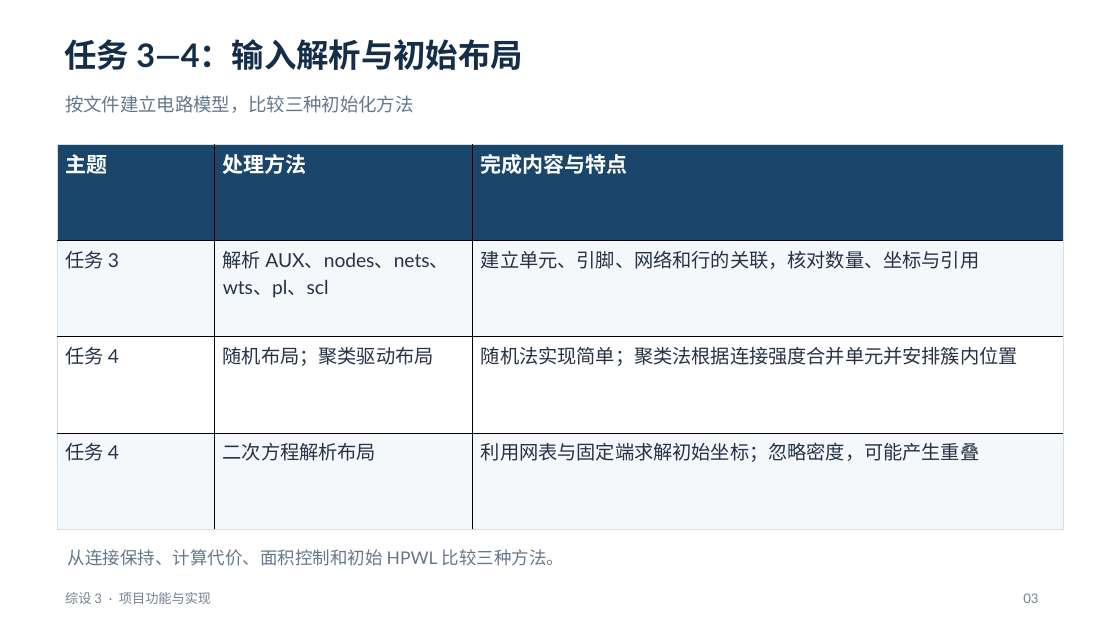
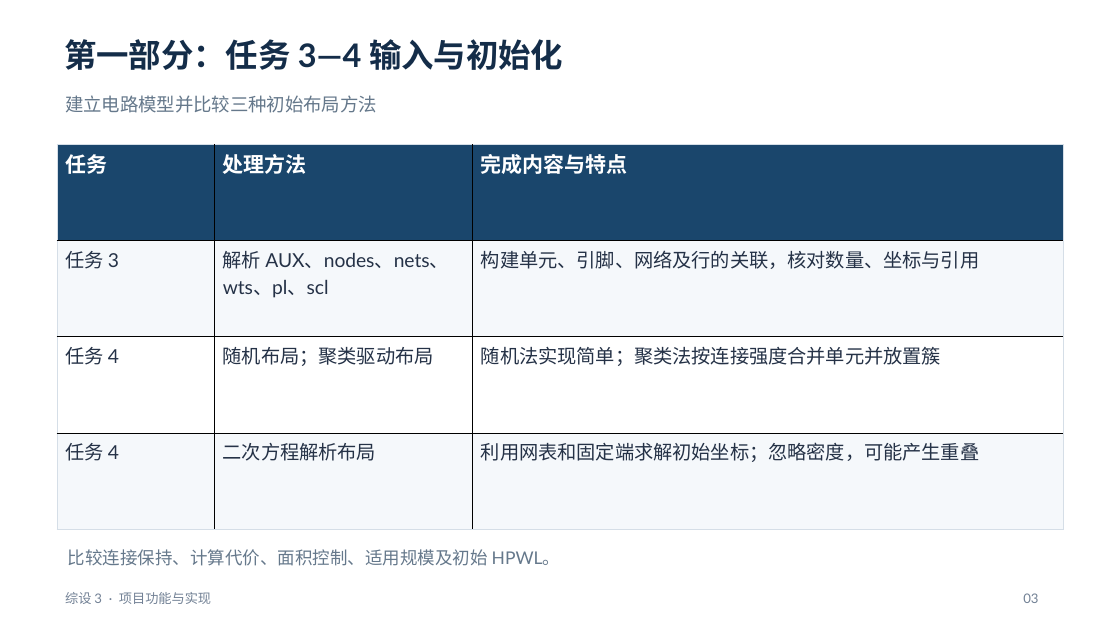
Before and after one commit to kamisato-funeki/ZS-3, a slide deck: slide 3 of docs/综设3-任务5至7汇报.pptx. Drawn at 1120x630 pixels with LibreOffice and Linux fonts; fonts in the diff are those of the drawing. Boxes give left, top, right and bottom in pixels: in the first picture for what was removed or moved away, otherwise in the second. Text is boxed around its words. In the diff, an @@ line names an element or a change of style, - is before the commit and + after.

```diff
--- a/docs/综设3-任务5至7汇报.pptx
+++ b/docs/综设3-任务5至7汇报.pptx
@@ text at <box>64,39,563,70</box>: text changed @@
-任务 3—4：输入解析与初始布局
+第一部分：任务 3—4 输入与初始化
@@ text at <box>65,95,377,113</box>: text changed @@
-按文件建立电路模型，比较三种初始化方法
+建立电路模型并比较三种初始布局方法
@@ table at <box>57,145,1064,529</box> @@
-row 1, column 1: 主题
+row 1, column 1: 任务
-row 2, column 3: 建立单元、引脚、网络和行的关联，核对数量、坐标与引用
+row 2, column 3: 构建单元、引脚、网络及行的关联，核对数量、坐标与引用
-row 3, column 3: 随机法实现简单；聚类法根据连接强度合并单元并安排簇内位置
+row 3, column 3: 随机法实现简单；聚类法按连接强度合并单元并放置簇
-row 4, column 3: 利用网表与固定端求解初始坐标；忽略密度，可能产生重叠
+row 4, column 3: 利用网表和固定端求解初始坐标；忽略密度，可能产生重叠
@@ text at <box>68,549,560,566</box>: text changed @@
-从连接保持、计算代价、面积控制和初始 HPWL 比较三种方法。
+比较连接保持、计算代价、面积控制、适用规模及初始 HPWL。
```
Also in this commit, not shown: 5 other slides changed, 3 slides added.
